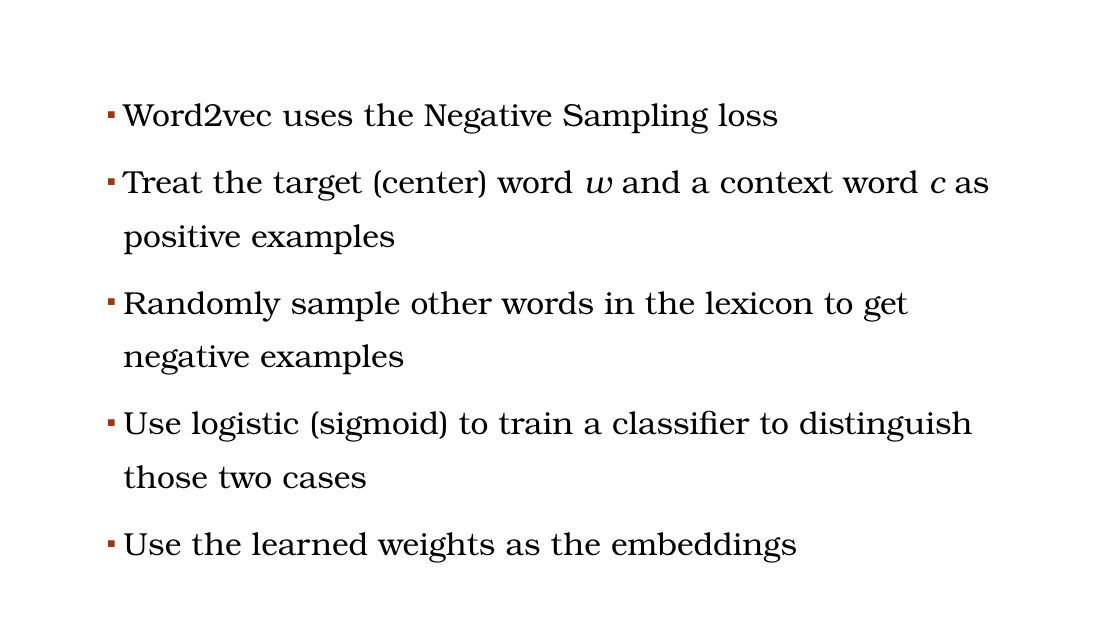
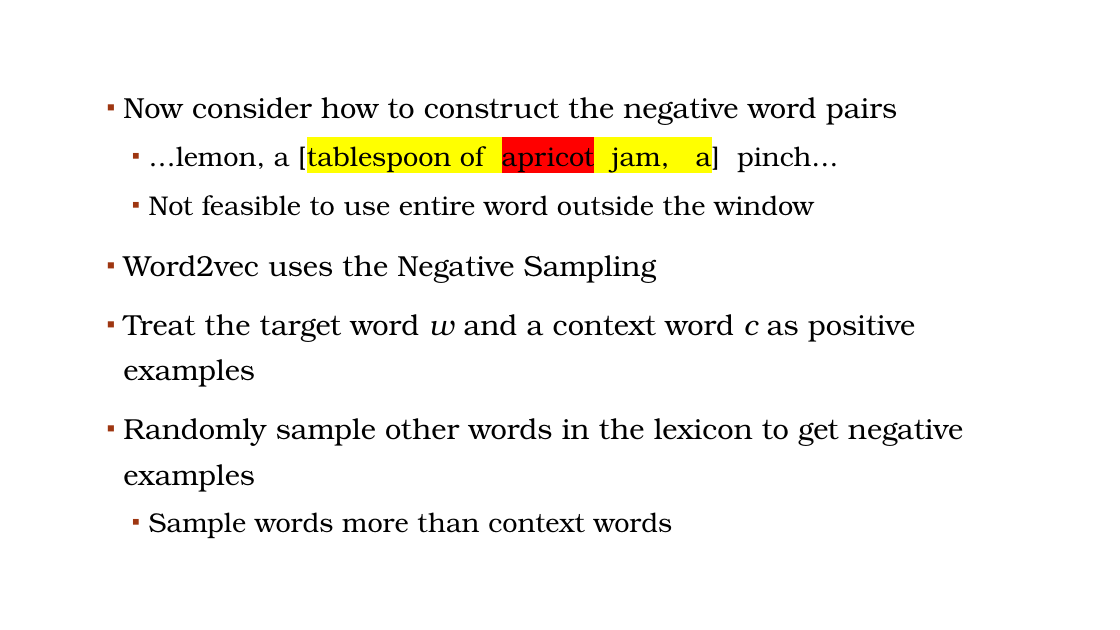
Before and after one commit to YeabinMoonEcon/BUS211, a slide deck: slide 24 of Summer2023/BUS243/lecture_note/lecture6.pptx. Drawn at 1120x630 pixels with LibreOffice and Linux fonts; fonts in the diff are those of the drawing; background and template pictures are left out. Boxes give left, top, right and bottom in pixels: in the first picture for what was removed or moved away, otherwise in the second. Text is boxed around its words. In the diff, an @@ line names an element or a change of style, - is before the commit and + after.

```diff
--- a/Summer2023/BUS243/lecture_note/lecture6.pptx
+++ b/Summer2023/BUS243/lecture_note/lecture6.pptx
@@ text at (123,97,915,387): text changed; size 27.2 to 24.8 pt @@
-▪ Word2vec uses the Negative Sampling loss
-▪ Treat the target (center) word w and a context word c as positive examples
+▪ Now consider how to construct the negative word pairs
+  ▪ …lemon, a [tablespoon of apricot jam, a] pinch…
+  ▪ Not feasible to use entire word outside the window
+▪ Word2vec uses the Negative Sampling
+▪ Treat the target word w and a context word c as positive examples
@@ text at (123,418,963,492): size 27.2 to 24.8 pt in "Randomly sample other words in the lexicon ..."; line spacing 1.4 to 1.3 @@
@@ text at (149,512,673,539): text changed; size 27.2 to 23.2 pt @@
-▪ Use logistic (sigmoid) to train a classifier to distinguish those two cases
-▪ Use the learned weights as the embeddings
+  ▪ Sample words more than context words
```
Also in this commit, not shown: 16 other slides changed, 11 slides added, 9 slides removed, 3 other files.
